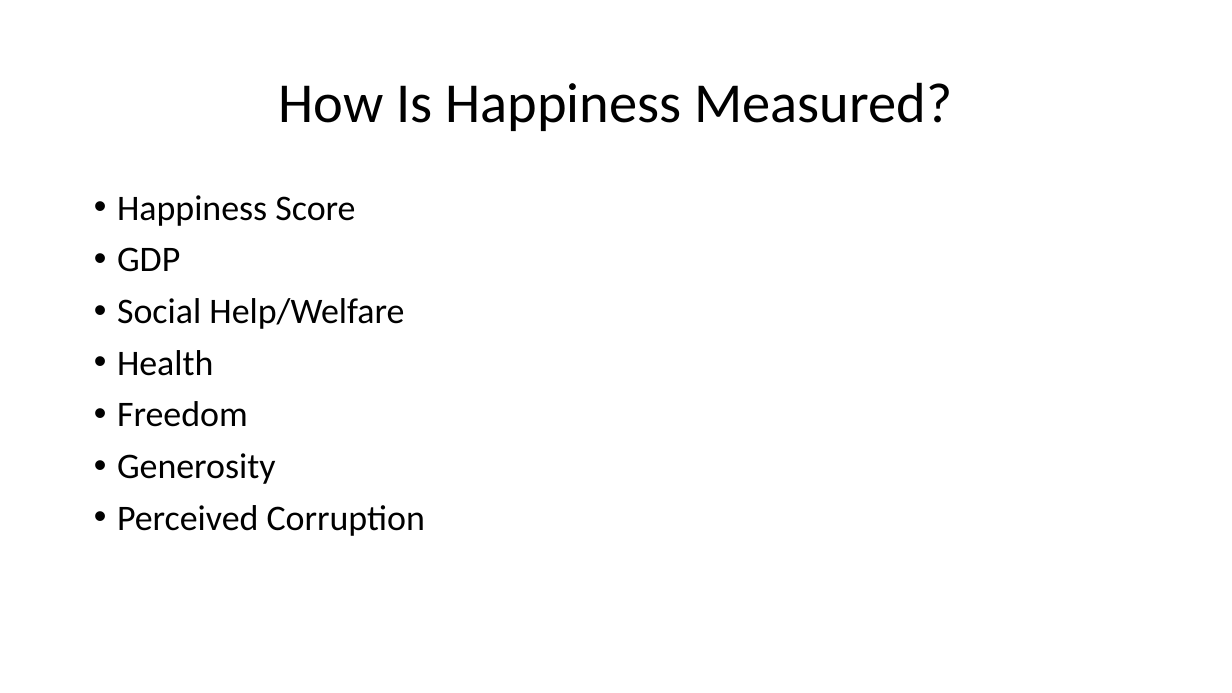
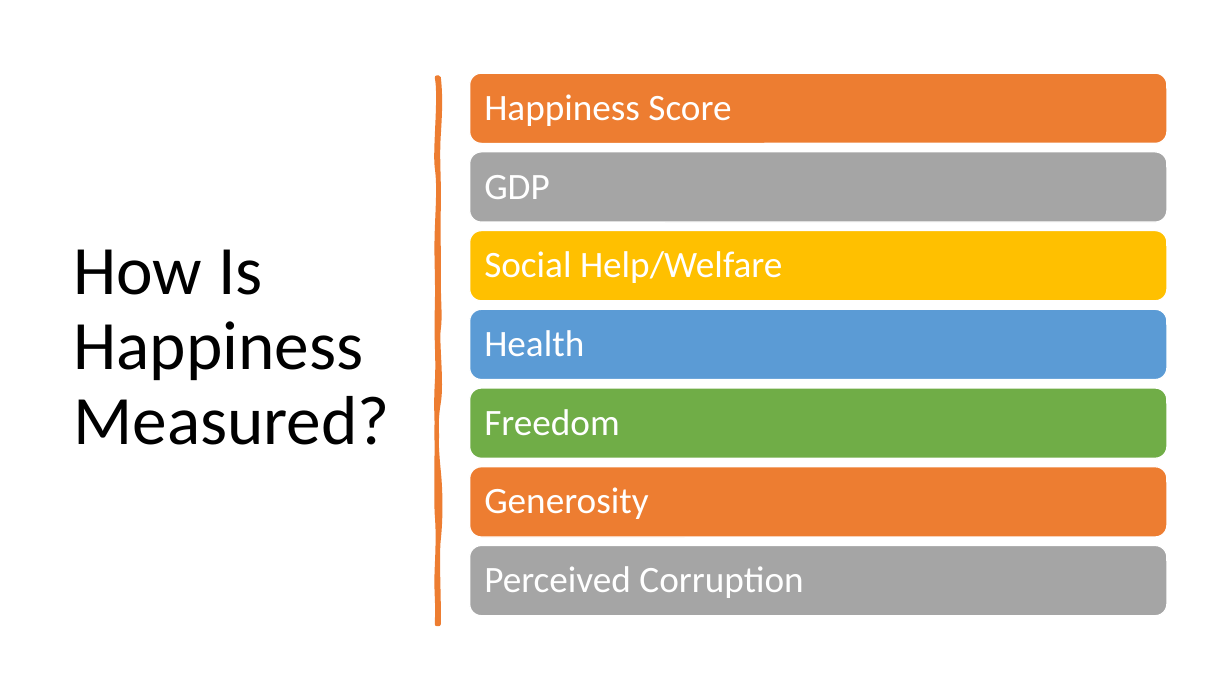
Before and after one commit to Chrybear/Factors-Of-Happiness-In-The-World, a slide deck: slide 3 of CSC 583 Project - Barrett & Bruggemann.pptx. Drawn at 1232x693 pixels with LibreOffice and Linux fonts; fonts in the diff are those of the drawing. Boxes give left, top, right and bottom in pixels: in the first picture for what was removed or moved away, otherwise in the second. Text is boxed around its words. In the diff, an @@ line names an element or a change of style, - is before the commit and + after.

Commit message:
Final Version

```diff
--- a/CSC 583 Project - Barrett & Bruggemann.pptx
+++ b/CSC 583 Project - Barrett & Bruggemann.pptx
@@ title "How Is Happiness Measured?": place and size @@
-title "How Is Happiness Measured?" at (279,82,952,131)
+title "How Is Happiness Measured?" at (73,249,389,445)
@@ title "How Is Happiness Measured?" at (73,249,389,445): size 44 to 54 pt; alignment centre to left @@
@@ freeform shape added at (437,78,439,625), fill #ED7D31, outline #ED7D31 3.25 pt @@
@@ text removed at (117,195,425,536) @@
-• Happiness Score
-• GDP
-• Social Help/Welfare
-• Health
-• Freedom
-• Generosity
-• Perceived Corruption
@@ group added at (470,73,1167,616): 7 rounded rectangles, 7 texts @@
+Happiness Score
+GDP
+Social Help/Welfare
+Health
+Freedom
+Generosity
+Perceived Corruption
```
Also in this commit, not shown: 6 other slides changed.
